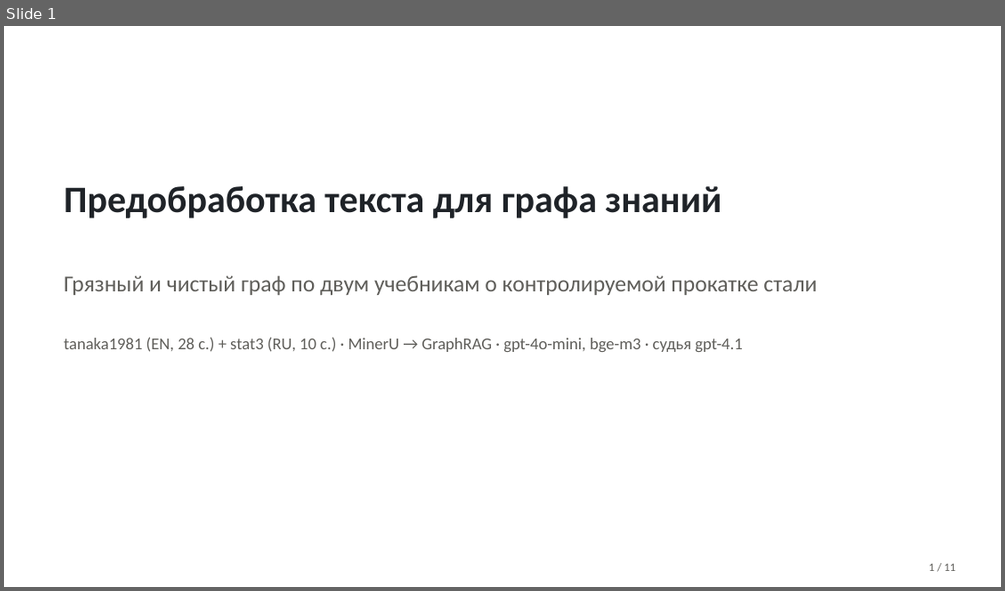
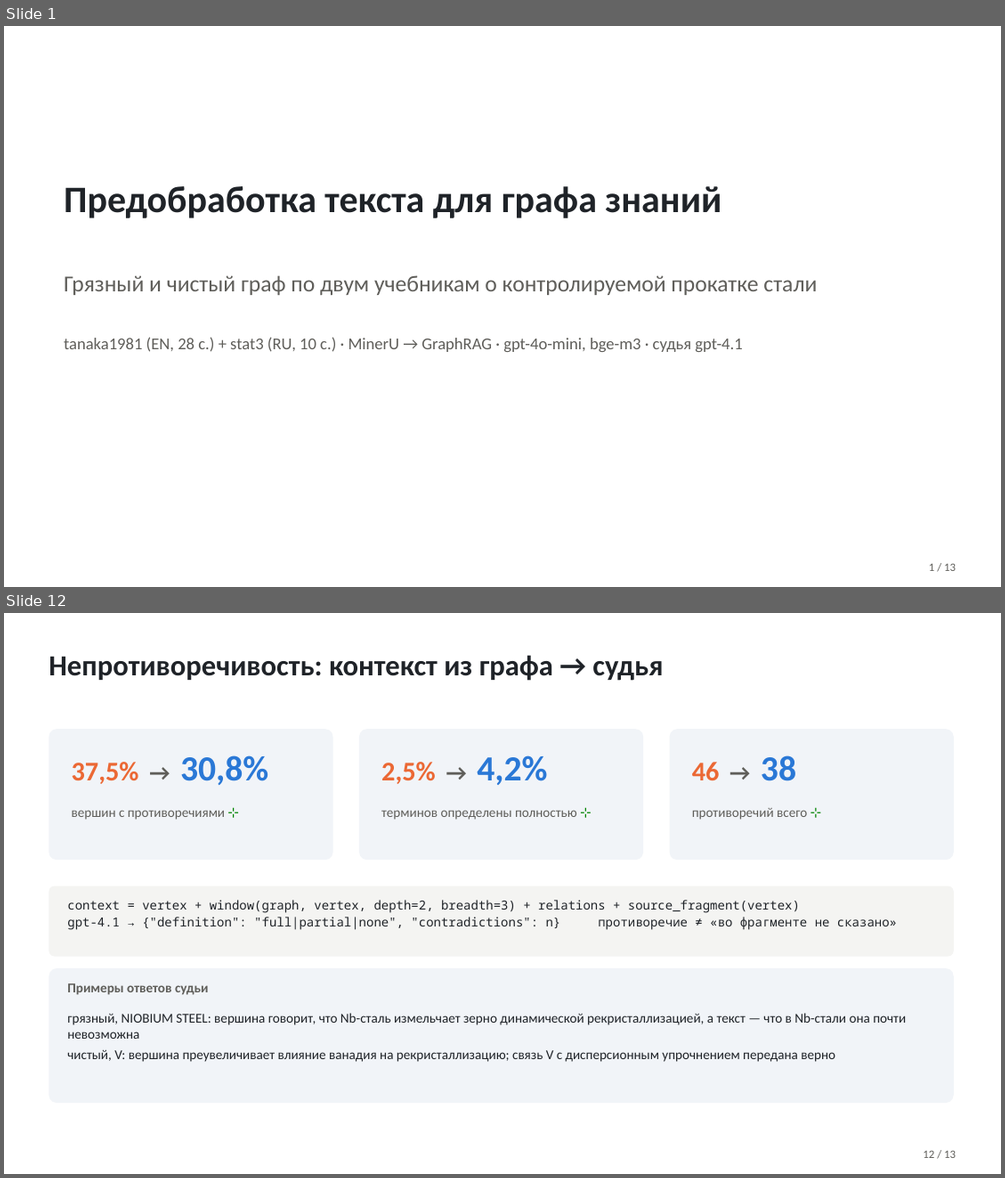
Before and after one commit to TeaDove/mam-26-1, a slide deck: 1-graph/lab-2/results/presentation.pptx. Shown one above the other, each under a label of ours: slide 1 before the commit, slides 1 and 12 after it; the slides between them are not shown. The pictures are 1005x591 and 1005x1178 pixels, drawn with LibreOffice and Linux fonts; fonts in the diff are those of the drawing. Boxes give left, top, right and bottom in pixels: in the first picture for what was removed or moved away, otherwise in the second. Text is boxed around its words. In the diff, an @@ line names an element or a change of style, - is before the commit and + after.

```diff
--- a/1-graph/lab-2/results/presentation.pptx
+++ b/1-graph/lab-2/results/presentation.pptx
@@ slide 12 added at [4, 613, 1001, 1174], background #FFFFFF @@
@@ text added at [48, 655, 663, 681], 28 pt, text #1F2328, bold @@
+Непротиворечивость: контекст из графа → судья
@@ rounded rectangle added at [48, 729, 333, 860], fill #F1F4F8 @@
@@ rounded rectangle added at [359, 729, 643, 860], fill #F1F4F8 @@
@@ rounded rectangle added at [670, 729, 954, 860], fill #F1F4F8 @@
@@ text added at [72, 755, 268, 785], 26 pt, text #EB6834, bold @@
+37,5% → 30,8%
@@ text added at [381, 755, 547, 785], 26 pt, text #EB6834, bold @@
+2,5% → 4,2%
@@ text added at [692, 755, 796, 781], 26 pt, text #EB6834, bold @@
+46 → 38
@@ text added at [72, 810, 225, 819], 13 pt, text #5F5E5A @@
+вершин с противоречиями ⊹
@@ text added at [381, 810, 577, 819], 13 pt, text #5F5E5A @@
+терминов определены полностью ⊹
@@ text added at [692, 808, 807, 819], 13 pt, text #5F5E5A @@
+противоречий всего ⊹
@@ rounded rectangle added at [48, 886, 954, 957], fill #F4F4F2 @@
@@ text added at [67, 900, 897, 930], 12 pt, text #1F2328 @@
+context = vertex + window(graph, vertex, depth=2, breadth=3) + relations + source_fragment(vertex)
+gpt-4.1 → {"definition": "full|partial|none", "contradictions": n} противоречие ≠ «во фрагменте не сказано»
@@ rounded rectangle added at [48, 968, 954, 1103], fill #F1F4F8 @@
@@ text added at [67, 983, 209, 995], 13 pt, text #5F5E5A, bold @@
+Примеры ответов судьи
@@ text added at [67, 1013, 906, 1062], 13 pt, text #1F2328 @@
+грязный, NIOBIUM STEEL: вершина говорит, что Nb-сталь измельчает зерно динамической рекристаллизацией, а текст — что в Nb-стали она почти невозможна
+чистый, V: вершина преувеличивает влияние ванадия на рекристаллизацию; связь V с дисперсионным упрочнением передана верно
@@ text added at [922, 1150, 955, 1158], 11 pt, text #5F5E5A @@
+12 / 13
@@ slide 1 changed as well @@
@@ text at [929, 563, 955, 571]: text changed @@
-1 / 11
+1 / 13
```
Also in this commit, not shown: 7 other slides changed, 4 other slides added, 3 slides removed, 7 other files.
